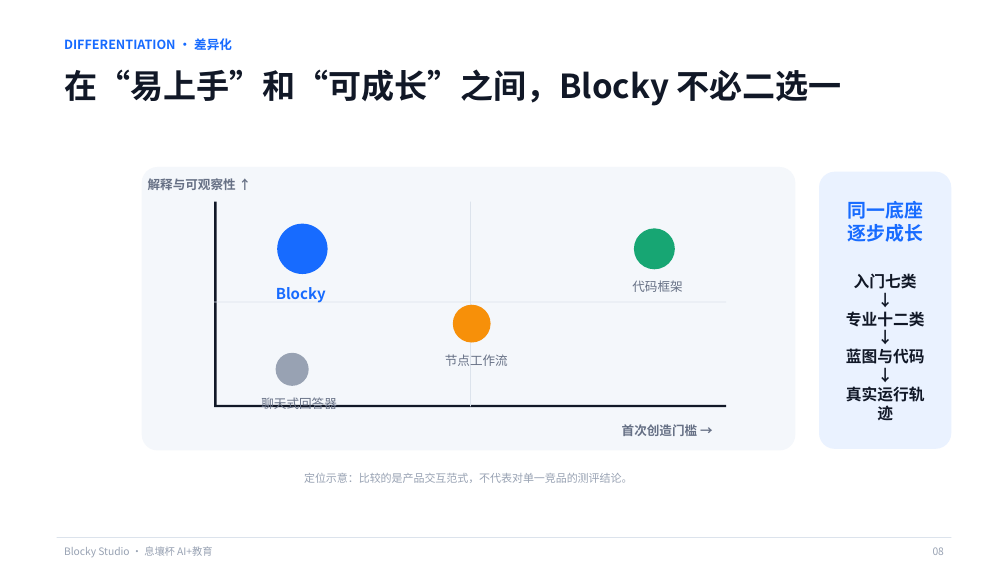
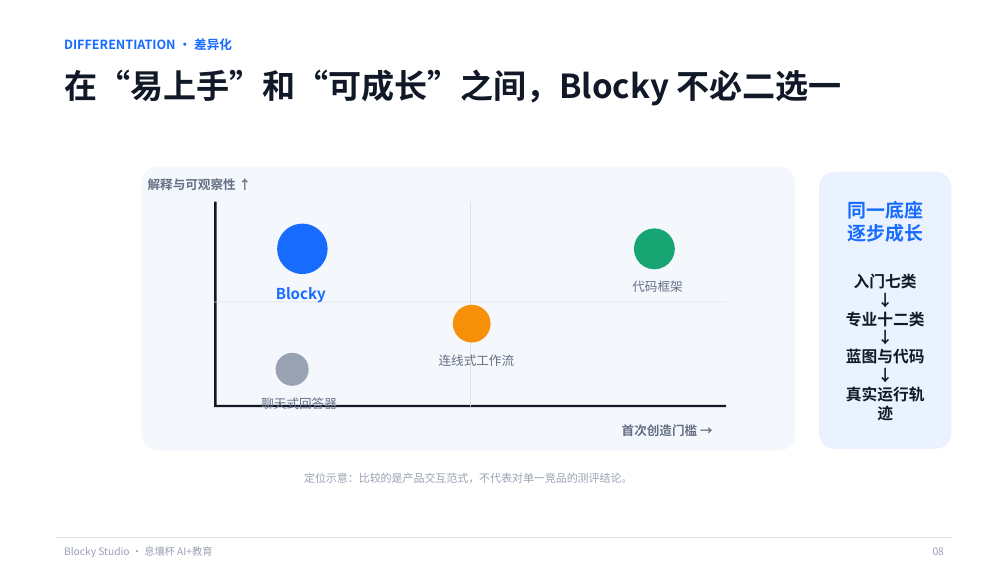
Before and after one commit to q2955161835-debug/Blocky-AI, a slide deck: slide 8 of PPT与商业计划书/Blocky-Studio-息壤杯-AI+教育.pptx. Drawn at 1008x567 pixels with LibreOffice and Linux fonts; fonts in the diff are those of the drawing. Boxes give left, top, right and bottom in pixels: in the first picture for what was removed or moved away, otherwise in the second. Text is boxed around its words. In the diff, an @@ line names an element or a change of style, - is before the commit and + after.

```diff
--- a/PPT与商业计划书/Blocky-Studio-息壤杯-AI+教育.pptx
+++ b/PPT与商业计划书/Blocky-Studio-息壤杯-AI+教育.pptx
@@ text at (439, 354, 515, 366): text changed @@
-节点工作流
+连线式工作流
```
Also in this commit, not shown: 1 other slide changed, 1 other file.
